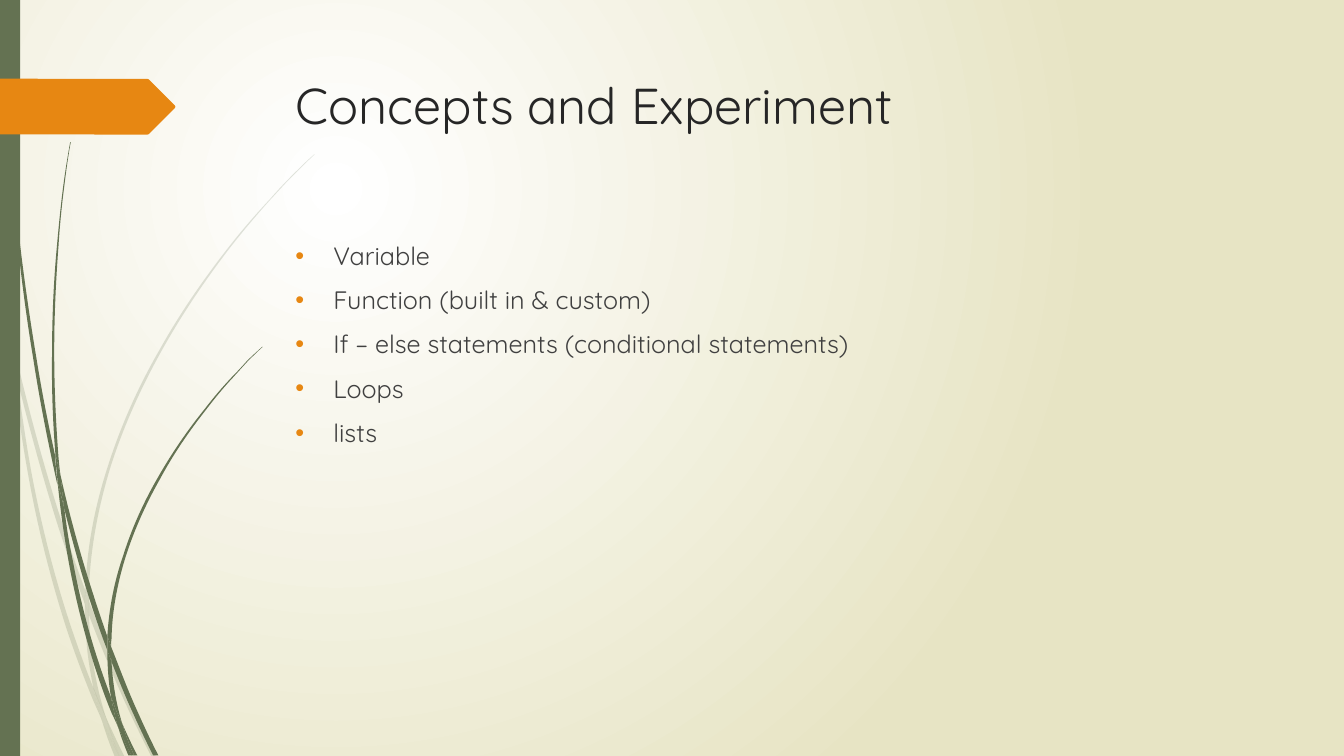
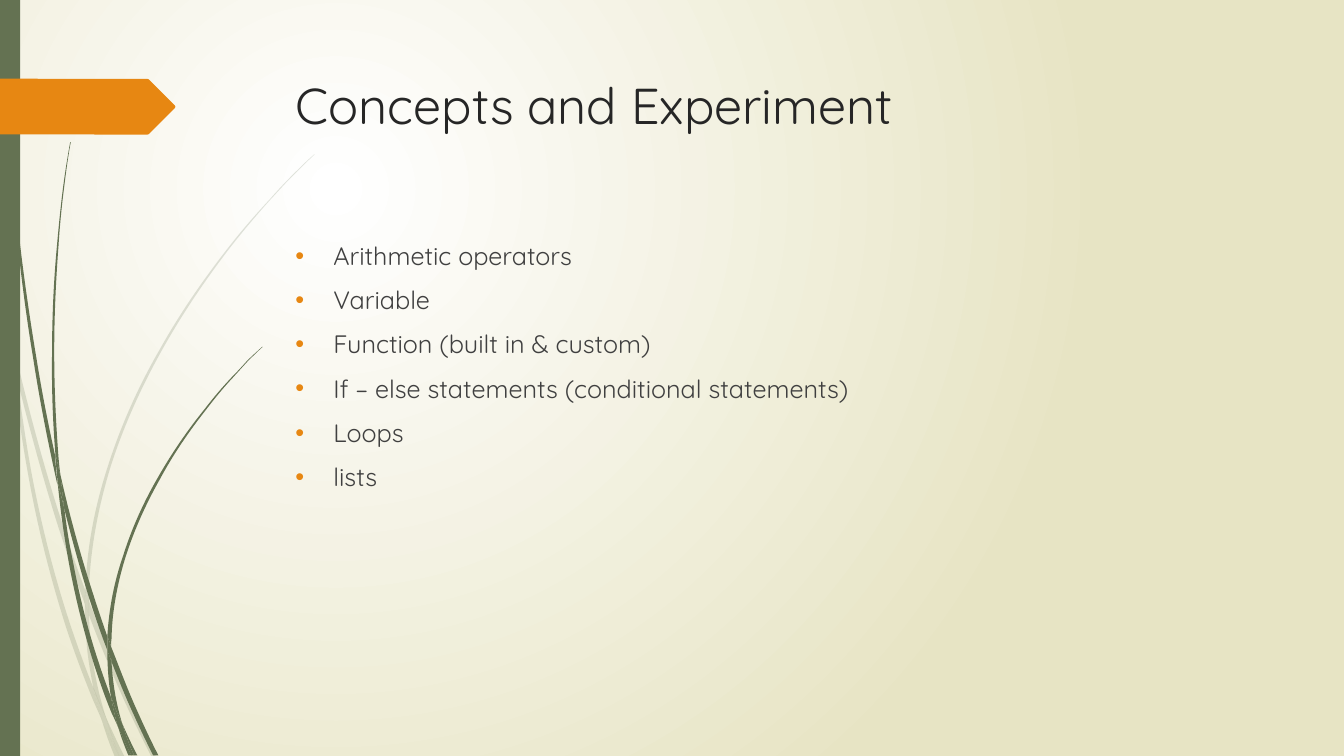
Before and after one commit to percyteng/Python-lecture, a slide deck: slide 4 of Lecture.pptx. Drawn at 1344x756 pixels with LibreOffice and Linux fonts; fonts in the diff are those of the drawing. Boxes give left, top, right and bottom in pixels: in the first picture for what was removed or moved away, otherwise in the second. Text is boxed around its words. In the diff, an @@ line names an element or a change of style, - is before the commit and + after.

```diff
--- a/Lecture.pptx
+++ b/Lecture.pptx
@@ text at box(333, 246, 572, 270): paragraph added @@
+• Arithmetic operators
```
Also in this commit, not shown: 5 other slides changed, 1 slide added, 1 slide removed, 1 other file.
